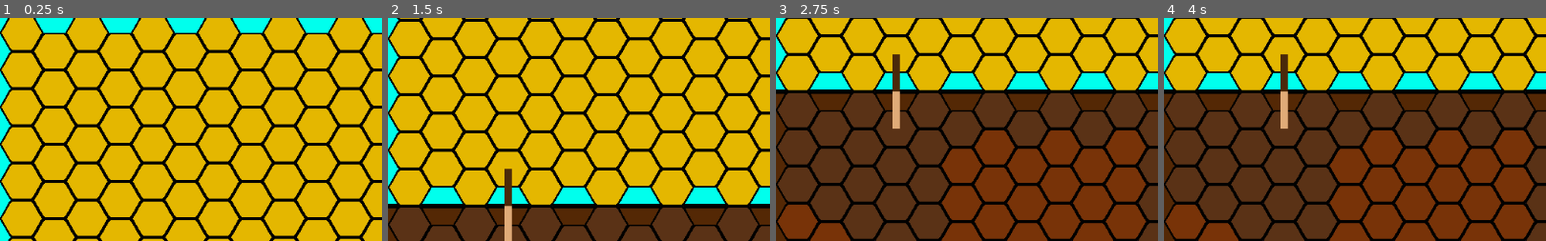
Above: before the commit, frames 1-4 (left to right).
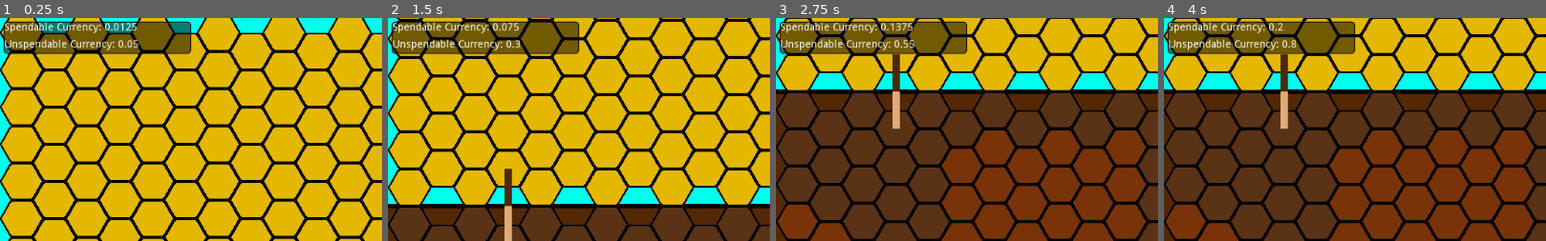
Above: after the commit, the same moments.

Repository: SmaugOfErebor/XylemAndPhloem
Game: Godot game, scene res://scenes/background.tscn
Same seed, same stepped clock (60 frames per second), same inputs: the game is played once before the commit and once after it.
Inputs (mouse positions are % of the whole screen's width and height, from its top left):
- Up to frame 1 (0.25 s): no input
- Up to frame 2 (1.5 s): move the mouse to (72, 45) at 0.52 s; tap S (move_cam_down) at 0.6 s; click (72, 45) at 0.67 s; move the mouse to (30, 55) at 1.27 s; tap W (move_cam_up) at 1.35 s; click (30, 55) at 1.42 s
- Up to frame 3 (2.75 s): move the mouse to (60, 28) at 2.02 s; tap S (move_cam_down) at 2.1 s; click (60, 28) at 2.17 s
- Up to frame 4 (4 s): move the mouse to (45, 70) at 2.77 s; tap W (move_cam_up) at 2.85 s; click (45, 70) at 2.92 s; move the mouse to (80, 65) at 3.52 s; tap S (move_cam_down) at 3.6 s; click (80, 65) at 3.67 s
The pictures show only the part of the screen within x 0-50%, y 0-50%; the shares and areas given below are measured in that part.

The runs differ from the first frame. In frame 1, 6.7% of the frame differs, in the area x 0-51%, y 1-17%; in frame 2, 6.6%; in frame 3, 6.6%; in frame 4, 6.6%.

Commit message:
Added currencies. Needs lots of polish, but we can do that later.

Diff:
--- a/scenes/background.tscn
+++ b/scenes/background.tscn
@@ -1,10 +1,24 @@
-[gd_scene load_steps=6 format=2]
+[gd_scene load_steps=8 format=2]
 
 [ext_resource path="res://resources/tileset.tres" type="TileSet" id=1]
 [ext_resource path="res://scenes/root_2d.gd" type="Script" id=2]
 [ext_resource path="res://scenes/camera.gd" type="Script" id=3]
 [ext_resource path="res://scenes/tiles.gd" type="Script" id=4]
 [ext_resource path="res://images/tile_highlight_good.png" type="Texture" id=5]
+[ext_resource path="res://scenes/currency_display.gd" type="Script" id=6]
+
+[sub_resource type="StyleBoxFlat" id=1]
+bg_color = Color( 0, 0, 0, 0.505882 )
+border_width_left = 1
+border_width_top = 1
+border_width_right = 1
+border_width_bottom = 1
+border_color = Color( 0, 0, 0, 1 )
+corner_radius_top_left = 5
+corner_radius_top_right = 5
+corner_radius_bottom_right = 5
+corner_radius_bottom_left = 5
+corner_detail = 20
 
 [node name="root_node" type="Node"]
 
@@ -64,3 +78,42 @@
 position = Vector2( 11, -489 )
 texture = ExtResource( 5 )
 centered = false
+
+[node name="fg" type="CanvasLayer" parent="."]
+
+[node name="currency_display" type="PanelContainer" parent="fg"]
+anchor_right = 0.25
+anchor_bottom = 0.08
+margin_left = 5.0
+margin_top = 5.0
+custom_styles/panel = SubResource( 1 )
+script = ExtResource( 6 )
+__meta__ = {
+"_edit_use_anchors_": false
+}
+
+[node name="GridContainer" type="GridContainer" parent="fg/currency_display"]
+margin_left = 1.0
+margin_top = 1.0
+margin_right = 250.0
+margin_bottom = 42.0
+size_flags_horizontal = 3
+size_flags_vertical = 3
+
+[node name="spendable_currency" type="RichTextLabel" parent="fg/currency_display/GridContainer"]
+margin_left = 5.0
+margin_top = 5.0
+margin_right = 249.0
+margin_bottom = 18.0
+size_flags_horizontal = 3
+size_flags_vertical = 3
+text = "Spendable Currency: "
+
+[node name="unspendable_currency" type="RichTextLabel" parent="fg/currency_display/GridContainer"]
+margin_left = 5.0
+margin_top = 22.0
+margin_right = 249.0
+margin_bottom = 40.0
+size_flags_horizontal = 3
+size_flags_vertical = 3
+text = "Unspendable Currency: "
--- a/scenes/classes/tile_connection.gd
+++ b/scenes/classes/tile_connection.gd
@@ -11,6 +11,8 @@
 var fromTile: Tile
 var toTile: Tile
 
+
+
 func _init(fromTile: Tile, toTile: Tile, lineType: int):
 	self.fromTile = fromTile
 	self.toTile = toTile
--- /dev/null
+++ b/scenes/currency_display.gd
@@ -0,0 +1,11 @@
+extends PanelContainer
+
+onready var spendableCurrency: RichTextLabel = $GridContainer/spendable_currency
+onready var unspendableCurrency: RichTextLabel = $GridContainer/unspendable_currency
+
+onready var tileMap: TileMap = Globals.get_tiles()
+
+func _process(delta):
+	spendableCurrency.text = "Spendable Currency: " + str(tileMap.playerGameTree.spendableCurrency)
+	unspendableCurrency.text = "Unspendable Currency: " + str(tileMap.playerGameTree.unspendableCurrency)
+	#print(tileMap.playerGameTree.spendableCurrency)
--- a/scenes/tiles.gd
+++ b/scenes/tiles.gd
@@ -20,8 +20,11 @@
 
 var tileData := {}
 
-var playerGameTree: GameTree
-var computerGameTree: GameTree
+# Sunlight should stay within the range of 0-1 (1 being 100%)
+var sunlightIntensity: float = 1.0
+
+var playerGameTree
+var computerGameTree
 
 func _ready():
 	# Generate temporary map
--- a/scenes/tree.gd
+++ b/scenes/tree.gd
@@ -5,6 +5,12 @@
 
 var trunk: TileConnection
 var root: TileConnection
+
+const UNSPENDABLE_CURRENCY_RATE: float = 0.05
+const LEAF_STRENGTH: float = 0.01
+
+var unspendableCurrency: float = 0.0
+var spendableCurrency: float = 0.0
 
 func _init(tileMapPosition: Vector2):
 	self.tileMapPosition = tileMapPosition
@@ -22,3 +28,26 @@
 	rootPosition.y = tileMapPosition.y + 1
 	root = TileConnection.new(tileMap.getTile(tileMapPosition), tileMap.getTile(rootPosition), 1)
 	add_child(root)
+
+func _process(delta):
+	# Collect unspendable currency based on the number of roots the tree has
+	unspendableCurrency += get_total_roots() * UNSPENDABLE_CURRENCY_RATE * delta
+	# Attempt to convert unspendable currency based on total sunlight
+	var maximumConvertedCurrency: float = get_total_sunlight() * delta
+	if maximumConvertedCurrency > unspendableCurrency:
+		spendableCurrency += unspendableCurrency
+		unspendableCurrency = 0
+	else:
+		spendableCurrency += maximumConvertedCurrency
+		unspendableCurrency -= maximumConvertedCurrency
+
+func get_total_roots() -> int:
+	#TODO: Return the actual total roots
+	return 5
+
+func get_total_sunlight() -> float:
+	return get_total_leaves() * Globals.get_tiles().sunlightIntensity * LEAF_STRENGTH
+
+func get_total_leaves() -> int:
+	#TODO: Return the actual total leaves
+	return 5
